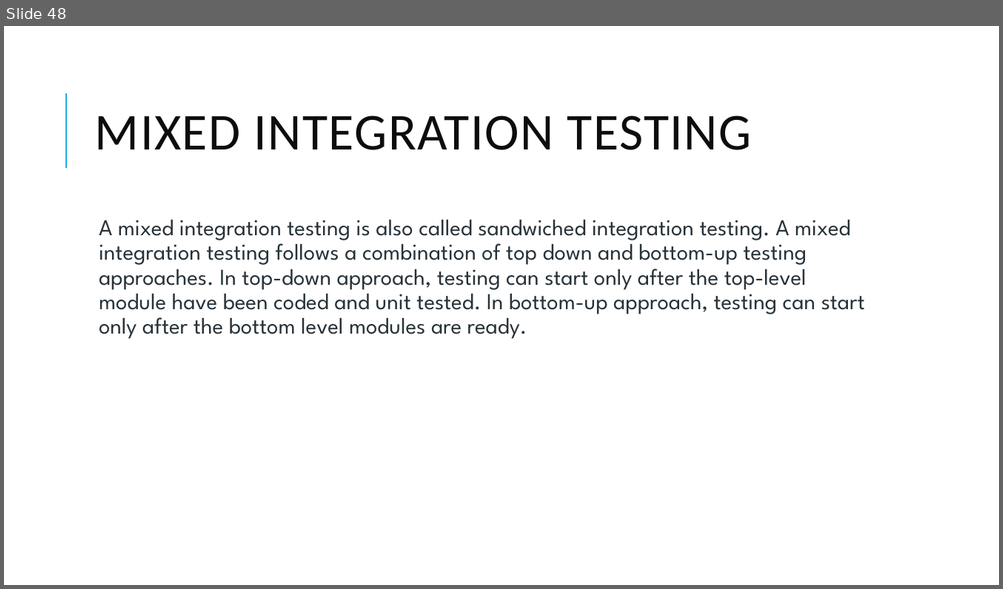
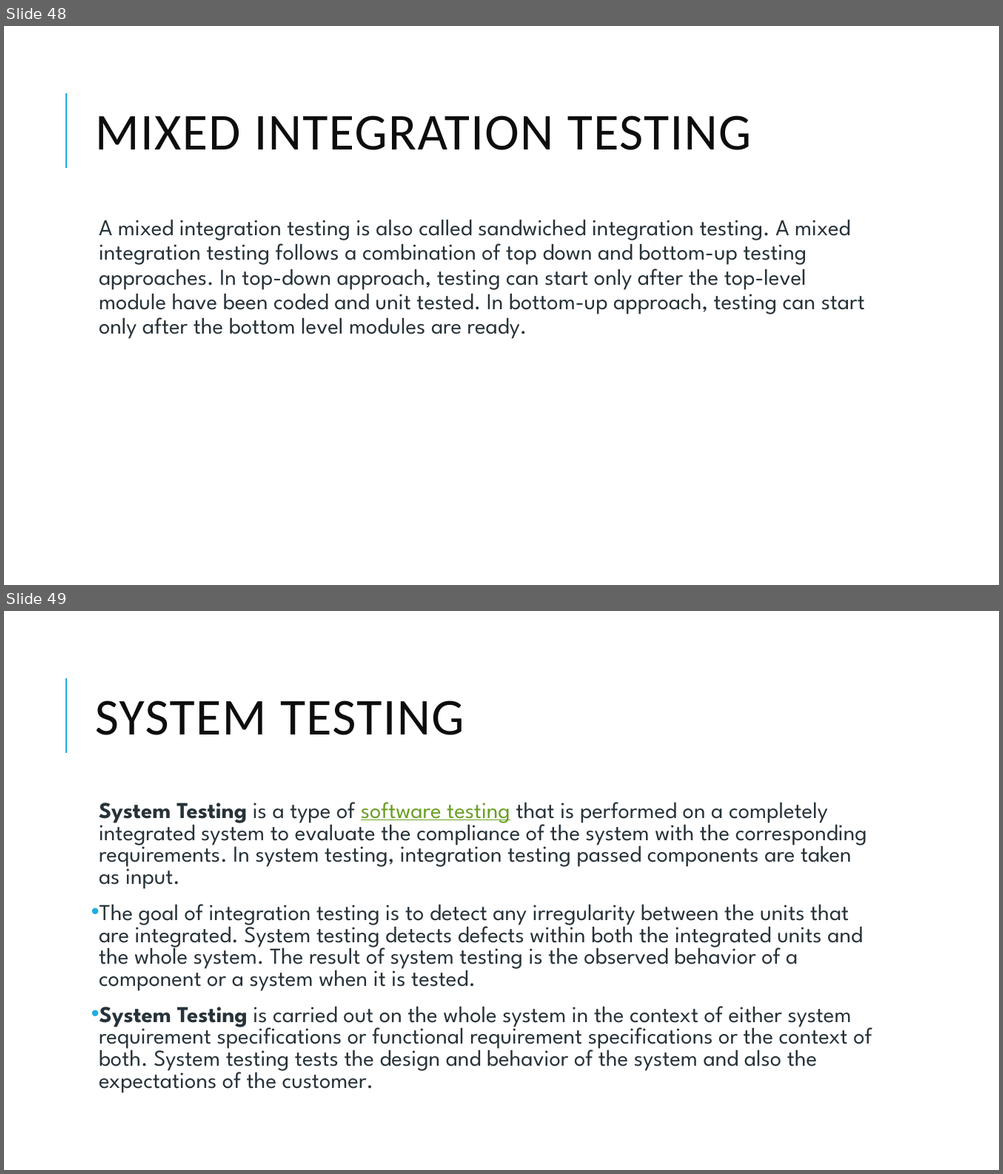
Before and after one commit to skandhwa/GroSkillIT-Batch1, a slide deck: class2.pptx. Shown one above the other, each under a label of ours: slide 48 before the commit, slides 48 and 49 after it. The pictures are 1003x589 and 1003x1174 pixels, drawn with LibreOffice and Linux fonts; fonts in the diff are those of the drawing. Boxes give left, top, right and bottom in pixels: in the first picture for what was removed or moved away, otherwise in the second. Text is boxed around its words. In the diff, an @@ line names an element or a change of style, - is before the commit and + after.

```diff
--- a/class2.pptx
+++ b/class2.pptx
@@ slide 49 added at (4,611,999,1170), background #FFFFFF; not listed: 1 template element that a slide beside it also shows @@
@@ title added at (95,701,464,735), 50 pt, text #0D0D0D @@
+SYSTEM TESTING
@@ text added at (99,802,871,1093), 22 pt, text #273239 @@
+  System Testing is a type of software testing that is performed on a completely integrated system to evaluate the compliance of the system with the corresponding requirements. In system testing, integration testing passed components are taken as input.
+• The goal of integration testing is to detect any irregularity between the units that are integrated. System testing detects defects within both the integrated units and the whole system. The result of system testing is the observed behavior of a component or a system when it is tested.
+• System Testing is carried out on the whole system in the context of either system requirement specifications or functional requirement specifications or the context of both. System testing tests the design and behavior of the system and also the expectations of the customer.
```
Also in this commit, not shown: 30 other slides added, 1 slide removed.
